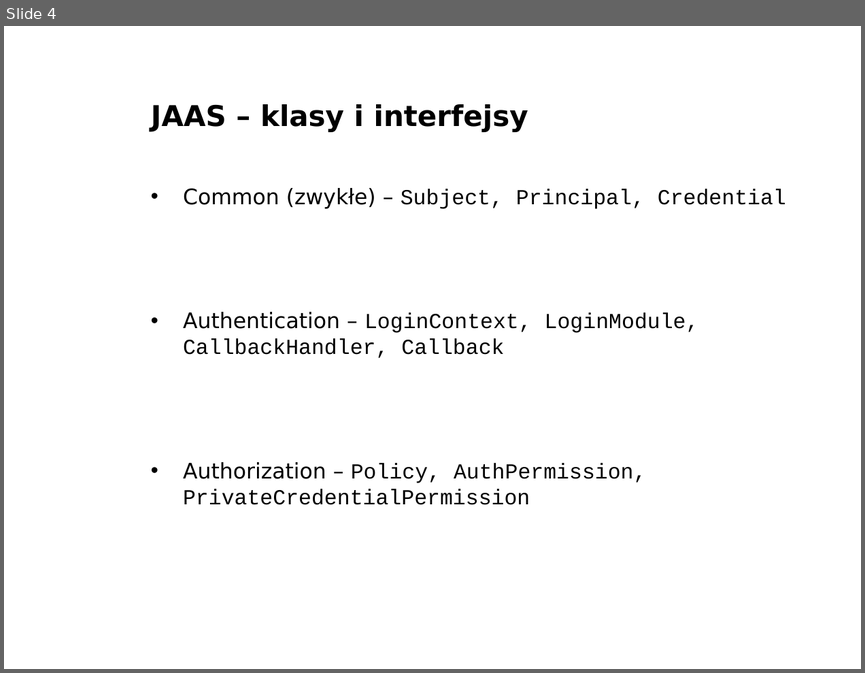
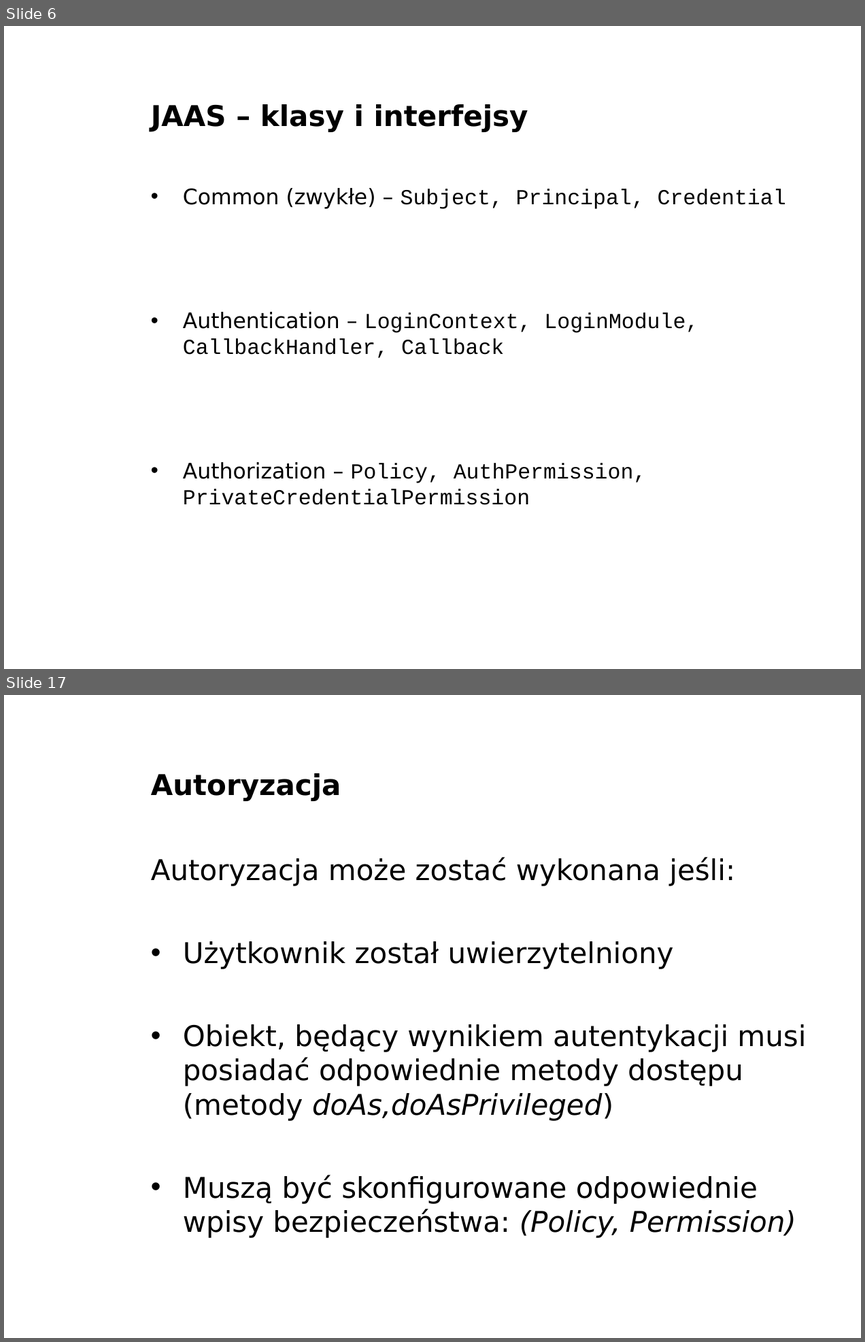
Before and after one commit to Sharku94/ZTI_JAAS, a slide deck: prezentacja/JAAS.ppt. Shown one above the other, each under a label of ours: slide 4 before the commit, slides 6 and 17 after it; the slides between them are not shown. The pictures are 865x673 and 865x1342 pixels, drawn with LibreOffice and Linux fonts; fonts in the diff are those of the drawing; background and template pictures are left out. Boxes give left, top, right and bottom in pixels: in the first picture for what was removed or moved away, otherwise in the second. Text is boxed around its words. In the diff, an @@ line names an element or a change of style, - is before the commit and + after.

```diff
--- a/prezentacja/JAAS.ppt
+++ b/prezentacja/JAAS.ppt
@@ slide 17 added at bbox=[4, 695, 861, 1338], background picture (left out) @@
@@ title added at bbox=[151, 773, 341, 801], 24 pt, text #000000, bold @@
+Autoryzacja
@@ text added at bbox=[151, 857, 806, 1238], 24 pt, text #000000 @@
+Autoryzacja może zostać wykonana jeśli:
+• Użytkownik został uwierzytelniony
+• Obiekt, będący wynikiem autentykacji musi posiadać odpowiednie metody dostępu (metody doAs,doAsPrivileged)
+• Muszą być skonfigurowane odpowiednie wpisy bezpieczeństwa: (Policy, Permission)
@@ what was slide 4 is now slide 6 @@
```
Also in this commit, not shown: 3 other slides changed, 15 other slides added, 1 slide removed.
